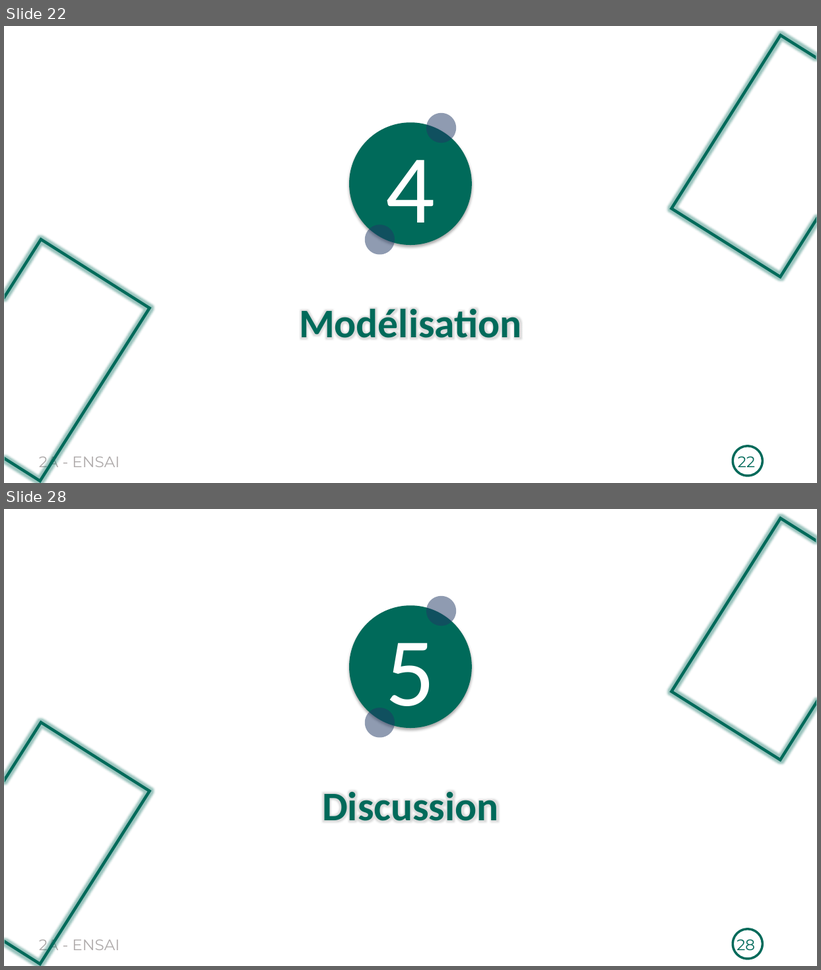
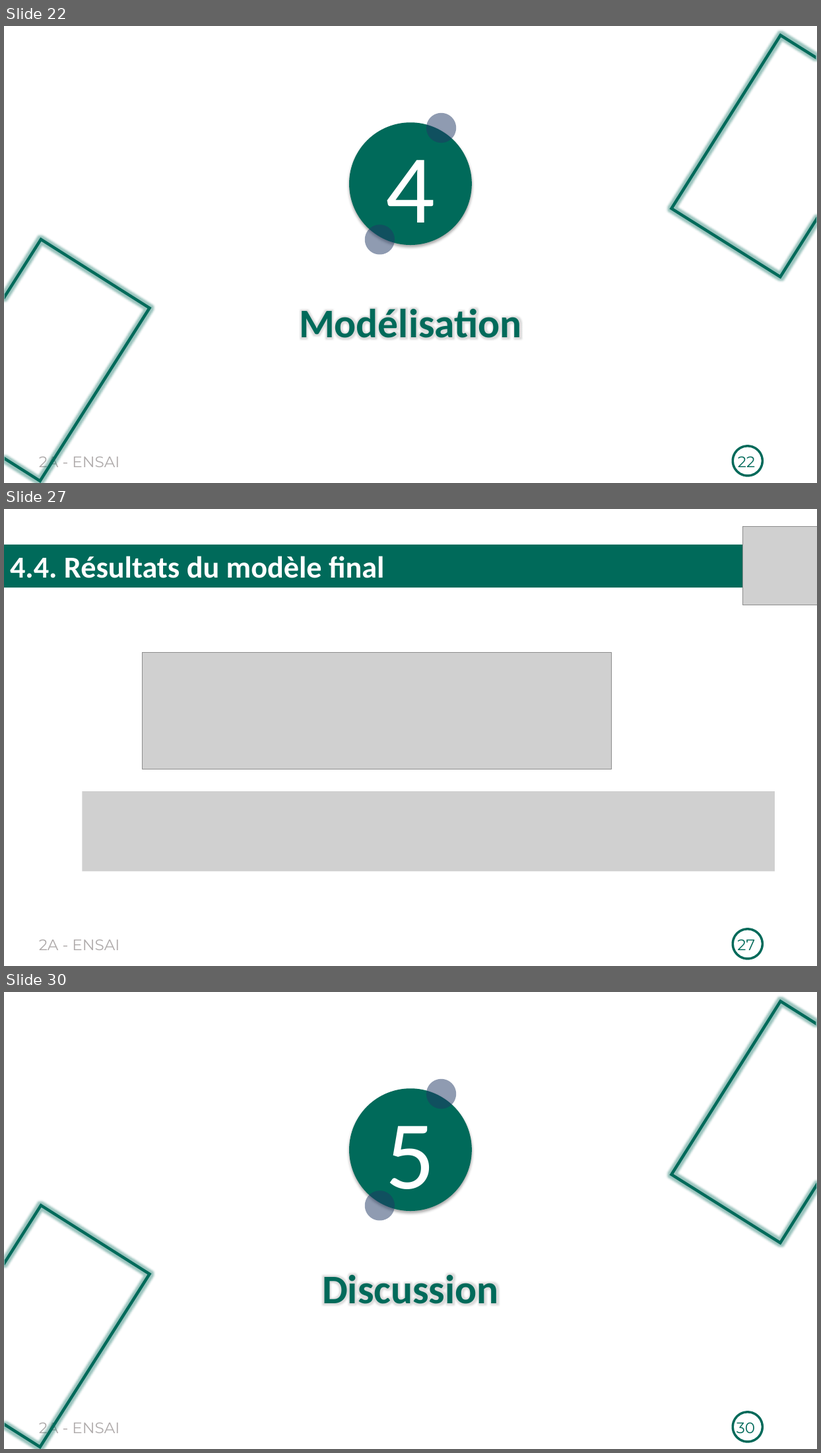
Before and after one commit to Richard-GOZAN/Projet-Stat-2A-Ensai, a slide deck: Présentation/Soutenance_Groupe25.pptx. Shown one above the other, each under a label of ours: slides 22 and 28 before the commit, slides 22, 27 and 30 after it; the slides between them are not shown. The pictures are 821x970 and 821x1453 pixels, drawn with LibreOffice and Linux fonts; fonts in the diff are those of the drawing; grey boxes stand for pictures. Boxes give left, top, right and bottom in pixels: in the first picture for what was removed or moved away, otherwise in the second. Text is boxed around its words. In the diff, an @@ line names an element or a change of style, - is before the commit and + after.

```diff
--- a/Présentation/Soutenance_Groupe25.pptx
+++ b/Présentation/Soutenance_Groupe25.pptx
@@ slide 27 added at box(4, 509, 817, 966), background #FFFFFF; not listed: 2 template elements that a slide beside it also shows @@
@@ picture added at box(743, 527, 817, 605) @@
@@ rectangle added at box(4, 545, 817, 588), fill #006A5A, 36 pt, text #FFFFFF, bold @@
+4.4. Résultats du modèle final
@@ picture added at box(143, 652, 612, 770) @@
@@ picture added at box(82, 791, 775, 871) @@
@@ page number added at box(737, 939, 755, 955), 18 pt, text #006A5A @@
+27
@@ what was slide 28 is now slide 30 @@
@@ page number at box(737, 1422, 755, 1438): text changed @@
-28
+30
```
Also in this commit, not shown: 7 slides changed, 1 other slide added, 1 other file.
